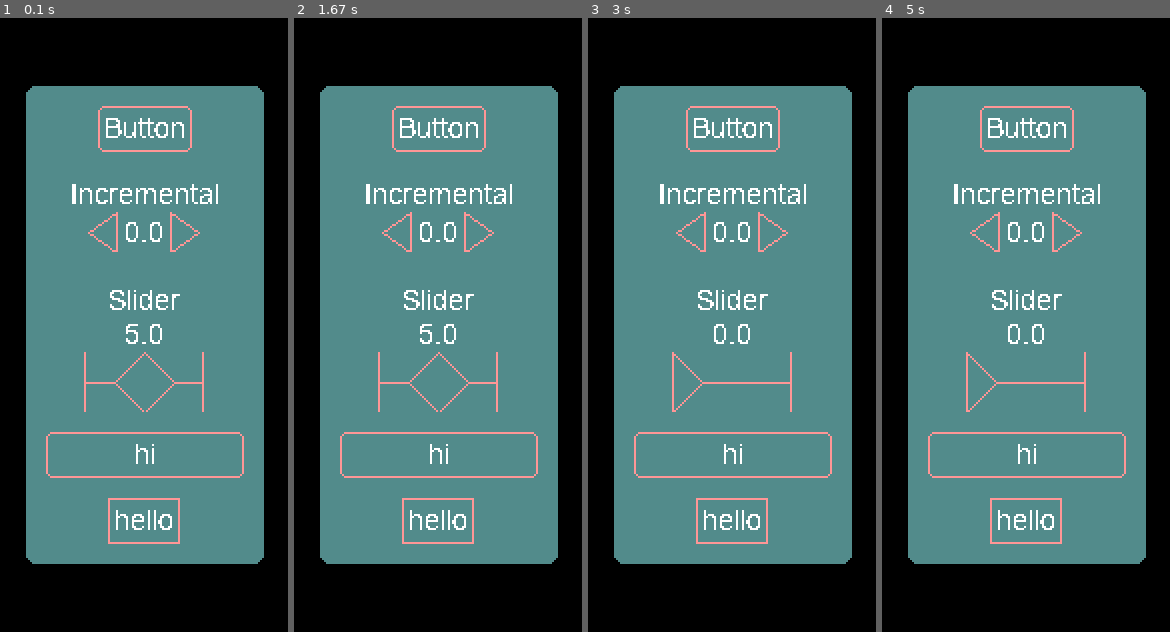
Above: before the commit, frames 1-4 (left to right).
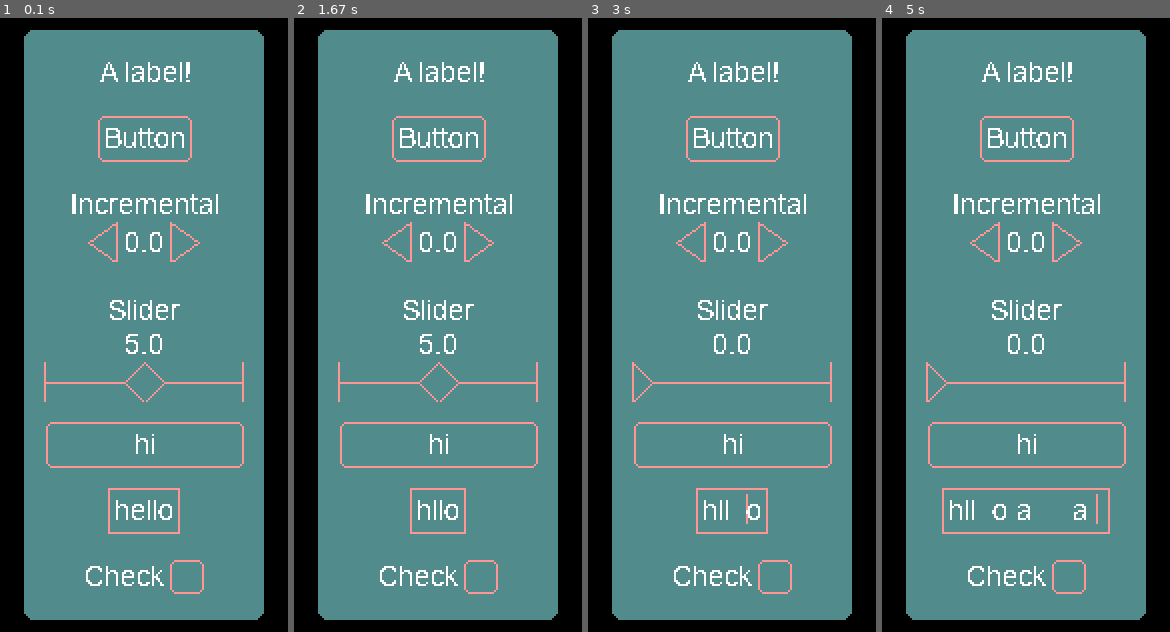
Above: after the commit, the same moments.

Repository: briankardon/GenesisIsland
Game: pygame game, started from PygameWidgets.py
Same seed, same stepped clock (60 frames per second), same inputs: the game is played once before the commit and once after it.
Inputs (mouse positions are in pixels of both pictures, inside the frame that each line leads up to):
- Up to frame 1 (0.1 s): no input
- Up to frame 2 (1.67 s): click (438, 509) at 0.38 s; hold Backspace 0.67-1.13 s; hold Right 0.67-1.13 s; click (394, 239) at 1.22 s; click (484, 239) at 1.55 s
- Up to frame 3 (3 s): press the mouse at (732, 380) at 1.87 s; move the mouse to (outside the picture) at 1.97 s; release the mouse at (outside the picture) at 2.1 s; press the mouse at (732, 509) at 2.2 s; move the mouse to (outside the picture) at 2.3 s; release the mouse at (outside the picture) at 2.43 s; hold Right 2.5-2.97 s; tap Space at 2.57, 2.87 s
- Up to frame 4 (5 s): hold Right 3-3.47 s; tap Space at 3.07, 3.37, 3.57, 3.87, 4.13, 4.43, 4.57, 4.87 s; tap A at 3.15, 4.65 s; hold Left 3.5-4.03 s; hold Left 4.07-4.47 s; hold Right from 4.5 s (still down)

The runs differ from the first frame. In frame 1, 21% of the frame differs, in the area x 8-92%, y 1-99%; in frame 2, 21%; in frame 3, 21%; in frame 4, 21%.

Commit message:
Added text and label widgets, and other improvements
Raised base of hierarchy to be "Widget" class. Fixed and improved combo box and check box widgets.

Diff:
--- a/PygameWidgets.py
+++ b/PygameWidgets.py
@@ -2,15 +2,17 @@
 import numpy as np
 from pathlib import Path
 from collections.abc import MutableSequence
+import re
 
 def create_rect(position, size, anchor):
     """Create a pygame.Rect based on position, size, and anchor alignment."""
     position = list(position)
     r = pygame.Rect((0, 0), (size))
-    setattr(r, Control.ANCHOR_KEYWORDS[anchor], position)
+    setattr(r, Widget.ANCHOR_KEYWORDS[anchor], position)
     return r
 
-class Control(pygame.sprite.Sprite):
+
+class Widget(pygame.sprite.Sprite):
     ANCHOR_KEYWORDS = {
         'N': 'midtop',
         'NW': 'topleft',
@@ -23,21 +25,17 @@
         'C': 'center',
     }
 
-    def __init__(self, *args, name='Control', display_name=None, value=None,
-                 position=np.array([0, 0]), change_callbacks=[],
-                 size_change_callbacks=[], anchor='NW',
-                 text_color=(255, 255, 255), background_color=(255, 150, 150),
-                 font=None, **kwargs):
-        """Constructor of abstract base class for pygame control widgets.
+    def __init__(self, *args, name='Widget', display_name=None,
+                 position=np.array([0, 0]), size_change_callbacks=[],
+                 anchor='NW', text_color=(255, 255, 255),
+                 background_color=(255, 150, 150), font=None, **kwargs):
+        """Constructor of abstract base class for pygameW widgets.
 
         Args:
             *args: Parameters to pass to the parent Sprite class.
-            name: Control name (default: 'Control').
-            display_name: Display name for the control (defaults to name).
-            value: The current control value (default: None).
+            name: Widget name (default: 'Widget').
+            display_name: Display name for the widget (defaults to name).
             position: Position on screen (default: np.array([0, 0])).
-            change_callbacks: List of zero or more callback functions to call
-                when the value changes (default: []).
             size_change_callbacks: List of zero or more callback functions to
                 call when the widget size changes (default: []).
             anchor: Part of the control to align to the position.
@@ -48,7 +46,6 @@
         super().__init__(*args, **kwargs)
         self.image = None
         self.rect = None
-        self.value = value
         self.name = name
         if font is None:
             self.font = pygame.font.Font(Path(__file__).parent / "arial.ttf", size=14)
@@ -56,13 +53,12 @@
             self.font = font
         self.text_color = text_color
         self.background_color = background_color
-        if anchor not in Control.ANCHOR_KEYWORDS:
-            print('Anchor must be one of:', ', '.join(Control.ANCHOR_KEYWORDS.keys()))
+        if anchor not in Widget.ANCHOR_KEYWORDS:
+            print('Anchor must be one of:', ', '.join(Widget.ANCHOR_KEYWORDS.keys()))
             raise SyntaxError('Unknown anchor type: ' + anchor)
         self.anchor = anchor
         self.display_name = self.name if display_name is None else display_name
         self.position = np.array(position)
-        self.change_callbacks = change_callbacks
         self.size_change_callbacks = size_change_callbacks
         self.width = None
         self.height = None
@@ -75,7 +71,7 @@
         pass
 
     def update_rect(self):
-        anchor_key = Control.ANCHOR_KEYWORDS[self.anchor]
+        anchor_key = Widget.ANCHOR_KEYWORDS[self.anchor]
         kwargs = {anchor_key: self.position}
         self.rect = self.image.get_rect(**kwargs)
 
@@ -84,6 +80,64 @@
 
     def handle_event(self, event):
         pass
+
+    def size_changed(self):
+        for size_change_callback in self.size_change_callbacks:
+            size_change_callback()
+
+class Label(Widget):
+    def __init__(self, *args, text='', border_width=3, **kwargs):
+        super().__init__(*args, **kwargs)
+        self.image = None
+        self.rect = None
+        self.text = None
+        self.border_width = border_width
+        self.set_text(text)
+
+    def set_text(self, text):
+        self.text = text
+        self.update_image()
+
+    def update_image(self):
+        label_surface = self.font.render(self.text, False, self.text_color)
+        label_width, label_height = label_surface.get_size()
+
+        self.width = label_width + 2 * self.border_width
+        self.height = label_height + 2 * self.border_width
+
+        self.image = pygame.Surface((self.width, self.height))
+
+        self.image.fill((0, 0, 0))
+        # pygame.draw.rect(
+        #     self.image,
+        #     self.background_color,
+        #     [0, 0, self.width, self.height],
+        #     width=width,
+        #     border_radius=3
+        # )
+        self.image.blit(label_surface, (self.border_width, self.border_width))
+        self.image.set_colorkey((0, 0, 0))
+
+        self.update_rect()
+
+
+class Control(Widget):
+
+    def __init__(self, *args, name='Control', value=None,
+                 value_change_callbacks=[], **kwargs):
+        """Constructor of abstract base class for pygame control widgets.
+
+        Args:
+            *args: Parameters to pass to the parent Widget class.
+            name: Control name (default: 'Control').
+            value: The current control value (default: None).
+            value_change_callbacks: List of zero or more callback functions to call
+                when the value changes (default: []).
+            **kwargs: Additional keyword arguments for the parent Widget class.
+        """
+        super().__init__(*args, name=name, **kwargs)
+        self.value = value
+        self.value_change_callbacks = value_change_callbacks
 
     def get_value(self):
         return self.value
@@ -94,12 +148,8 @@
             self.fire_callbacks()
 
     def fire_callbacks(self):
-        for change_callback in self.change_callbacks:
-            change_callback(self.get_value())
-
-    def size_changed(self):
-        for size_change_callback in self.size_change_callbacks:
-            size_change_callback()
+        for value_change_callback in self.value_change_callbacks:
+            value_change_callback(self.get_value())
 
     def increment_value(self, increment=None):
         if increment is None:
@@ -118,8 +168,8 @@
 
     def add(self, *controls):
         for control in controls:
-            if not isinstance(control, Control):
-                raise TypeError('ControlGroup can only contain Control objects')
+            if not isinstance(control, Widget):
+                raise TypeError('ControlGroup can only contain Widget objects')
         super().add(*controls)
 
     def handle_event(self, event):
@@ -196,17 +246,20 @@
         super().__init__(*args, **kwargs)
         self.border_width = border_width
         self.characters = []
-        self.set_value(value, fire_callback=False)
+        self.set_value(value, fire_callback=False, update_image=False)
         self.image = None
         self.rect = None
         self.cursor_idx = None
         self.cursor_hitboxes = []
         self.cursor_blink_period = 10  # In game ticks
+        self.allow_pattern = re.compile('[ -~]')
         self.update_image()
 
-    def set_value(self, value, fire_callback=True):
+    def set_value(self, value, fire_callback=True, update_image=True):
         self.value = str(value)
         self.characters = list(self.value)
+        if update_image:
+            self.update_image()
         if fire_callback:
             self.fire_callbacks()
 
@@ -230,43 +283,42 @@
 
         # Update cursor hitboxes
         self.cursor_hitboxes = []
-        if len(string) > 0:
-            cursor_position = [None for k in range(len(string)+1)]
-            for k in range(len(string)+1):
-                cursor_position[k], cursor_height = self.font.size(string[:k])
-            # Establish first hitbox
-            self.cursor_hitboxes = [None for k in range(len(string)+1)]
-            self.cursor_hitboxes[0] = create_rect(
-                (self.border_width - cursor_position[1]/2, 0),
-                (cursor_position[1], self.height),
+        cursor_position = [None for k in range(len(string)+1)]
+        for k in range(len(string)+1):
+            cursor_position[k], cursor_height = self.font.size(string[:k])
+            cursor_position[k] += self.border_width
+        # Establish first hitbox
+        self.cursor_hitboxes = [None for k in range(len(string)+1)]
+        self.cursor_hitboxes[0] = create_rect(
+            (0, 0),
+            (cursor_position[1]/2, self.height),
+            'NW'
+        )
+        for k in range(1, len(string)):
+            last_position = cursor_position[k-1]
+            this_position = cursor_position[k]
+            next_position = cursor_position[k+1]
+            left =  np.mean([last_position, this_position])
+            right = np.mean([this_position, next_position])
+            self.cursor_hitboxes[k] = create_rect(
+                (left, 0),
+                (right-left, self.height),
                 'NW'
             )
-            for k in range(len(string)-1):
-                last_position = cursor_position[k-1]
-                this_position = cursor_position[k]
-                next_position = cursor_position[k+1]
-                left =  np.mean([last_position, this_position])
-                right = np.mean([this_position, next_position])
-                self.cursor_hitboxes[k+1] = create_rect(
-                    (left, 0),
-                    (right-left, self.height),
-                    'NW'
-                )
-            # Establish last hitbox
-            self.cursor_hitboxes[len(string)] = create_rect(
-                (self.border_width - cursor_position[1], 0),
-                (self.border_width + cursor_position[1], self.height),
-                'NW'
-            )
-
+        # Establish last hitbox
+        start = np.mean(cursor_position[-2:])
+        self.cursor_hitboxes[len(string)] = create_rect(
+            (start, 0),
+            (self.width - start, self.height),
+            'NW'
+        )
 
         if self.cursor_idx is not None:
-            cursor_position, _ = self.font.size(string[:self.cursor_idx])
             pygame.draw.line(
                 self.image,
                 self.background_color,
-                [cursor_position, 0],
-                [cursor_position, self.height],
+                [cursor_position[self.cursor_idx], self.border_width],
+                [cursor_position[self.cursor_idx], self.height-2*self.border_width],
                 width=1
             )
 
@@ -281,13 +333,34 @@
                 x, y = event.pos
                 x -= self.rect.left
                 y -= self.rect.top
-                print(self.cursor_hitboxes)
+                cursor_changed = False
                 for k, hitbox in enumerate(self.cursor_hitboxes):
                     if hitbox.collidepoint((x, y)):
-                        print('cursor position:', k)
-                        break
-
-
+                        if k != self.cursor_idx:
+                            self.cursor_idx = k
+                            cursor_changed = True
+                            break
+                if cursor_changed:
+                    self.update_image()
+            elif self.cursor_idx is not None:
+                self.cursor_idx = None
+                self.update_image()
+        elif event.type == pygame.KEYDOWN:
+            if self.cursor_idx is not None:
+                if self.allow_pattern.match(event.unicode):
+                    self.characters.insert(self.cursor_idx, event.unicode)
+                    self.cursor_idx += 1
+                    self.set_value(''.join(self.characters))
+                elif event.key == pygame.K_BACKSPACE and self.cursor_idx > 0:
+                    self.characters.pop(self.cursor_idx-1)
+                    self.cursor_idx -= 1
+                    self.set_value(''.join(self.characters))
+                elif event.key == pygame.K_RIGHT:
+                    self.cursor_idx += 1
+                    self.update_image()
+                elif event.key == pygame.K_LEFT:
+                    self.cursor_idx -= 1
+                    self.update_image()
 
 class ComboBoxControl(Control, MutableSequence):
     def __init__(self, *args, border_width=3, display_names=[], data=[],
@@ -550,19 +623,19 @@
             width = 1
 
         self.image.fill((0, 0, 0))
-        pygame.draw.rect(
-            self.image,
-            self.background_color,
-            [0, 0, self.width, self.height],
-            width=1,
-            border_radius=min(3, self.height/3)
-        )
+        # pygame.draw.rect(
+        #     self.image,
+        #     self.background_color,
+        #     [0, 0, self.width, self.height],
+        #     width=1,
+        #     border_radius=min(3, self.height/3)
+        # )
         check_x = 2*self.border_width + label_width
         check_y = self.border_width
         pygame.draw.rect(
             self.image,
             self.background_color,
-            [check_x, check_y, check_x + check_size, check_y + check_size],
+            [check_x, check_y, check_size, check_size],
             width=width,
             border_radius = min(3, check_size/3)
         )
@@ -738,14 +811,16 @@
 
 
 class SliderControl(NumericControl):
-    def __init__(self, *args, slider_height=30, auto_collapse=False,
-                orientation='horizontal', callback_mode='mouseup', **kwargs):
+    def __init__(self, *args, slider_height=20, slider_width=100,
+                auto_collapse=False, orientation='horizontal',
+                callback_mode='mouseup', **kwargs):
         super().__init__(*args, **kwargs)
         if self.max is None or np.isinf(self.max):
             raise ValueError('max value must be set and non-infinite for a SliderControl')
         if self.min is None or np.isinf(self.min):
             raise ValueError('min value must be set and non-infinite for a SliderControl')
         self.slider_height = slider_height
+        self.slider_width = slider_width
         self.auto_collapse = auto_collapse
         self.orientation = orientation
         self.mouse_inside = False
@@ -816,7 +891,7 @@
         number_surface = self.font.render(value_string, False, self.text_color)
         number_width, number_height = number_surface.get_size()
 
-        self.width = max(60, name_width)
+        self.width = max(self.slider_width, name_width)
 
         handle_width = max(self.width / 8, self.slider_height)
         handle_surface = pygame.Surface((handle_width, self.current_height))
@@ -883,17 +958,21 @@
     w = 800
     h = 600
 
+    label = Label(text="A label!")
     button = ButtonControl(name="Button")
     incremental = IncrementControl(name="Incremental", orientation='horizontal')
     slider = SliderControl(name="Slider", min=0, max=10, value=5)
     combo = ComboBoxControl(name="Combo", display_names=['hi', 'yay', 'developmental', 'woot'])
     text = TextBoxControl(name="Text", value='hello')
+    check = CheckBoxControl(name="Check", value=False)
     menu = ControlMenu(position=(w / 2, h / 2), anchor='C')
+    menu.add(label)
     menu.add(button)
     menu.add(incremental)
     menu.add(slider)
     menu.add(combo)
     menu.add(text)
+    menu.add(check)
 
     screen = pygame.display.set_mode((w, h))
 
